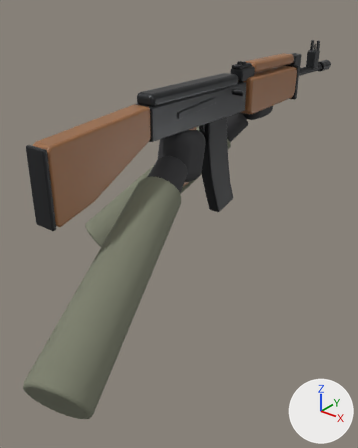
One commit to the glTF model public/assets/models/wolf.glb: the scene before it, then after it.
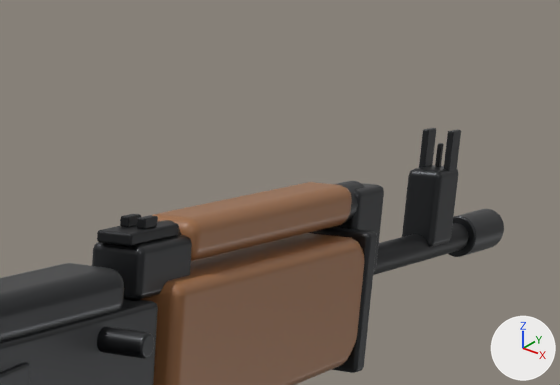
Each version appears first whole from a 50 mm camera at (0.553, -0.694, 0.23) aimed at (-0.029, 0.034, -0.221), and next in a close-up on the part from 58% to 96% of the width and 2% to 23% of the height. The axes (+X, +Y, +Z) are drawn at lower right. The lights are the same throughout. The last two pictures show the newer version. Where no turn or scale is listed for an object, it has been applied to the vertices. Vertices at exactly the same position are counted once.

Objects in the first close-up: 'Barrel', 'ChargingHandle', 'DustCover', 'FrontSightBase', 'GasBlock', 'GuardBand', 'LowerGuard', 'MuzzleBrake', 'RearNotch-1', 'RearNotch1', 'RearSight', 'RearSightLeaf', 'Receiver', 'SightEar-1', 'SightEar1', 'SightPost', 'UpperGuard' and 2 more.
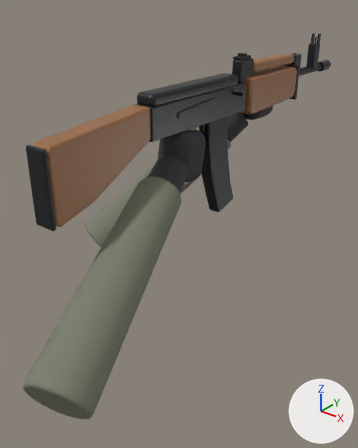
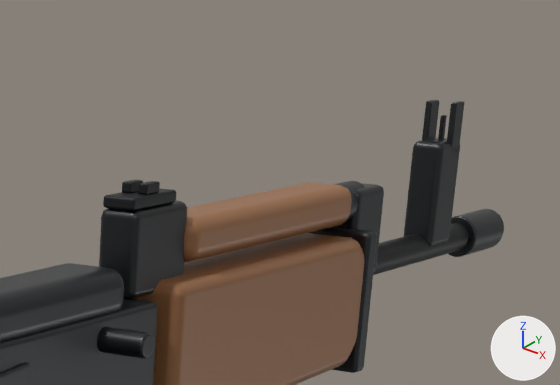
Pixel boxes (x1, y1, x2, y2) of what changed, in the close-ups (560 x 385 px; the box of a moved part takes in the faces that stretch with it):
'RearSight', reshaped, moved (12% narrower, 50% taller): before (92, 235, 192, 300); after (99, 201, 187, 299)
'FrontSightBase', reshaped, moved (31% taller): before (402, 165, 458, 247); after (404, 138, 460, 246)
'RearSightLeaf', moved, rescaled (11% narrower, 8% shorter): before (97, 221, 179, 246); after (103, 188, 176, 211)
'SightEar1', moved: before (444, 130, 461, 172); after (447, 101, 464, 154)
'SightEar-1', moved: before (419, 128, 436, 168); after (422, 100, 439, 140)
'RearNotch1', moved: before (137, 215, 158, 229); after (139, 181, 160, 195)
'RearNotch-1', moved: before (120, 214, 141, 227); after (122, 180, 143, 193)
'SightPost', moved: before (435, 143, 443, 167); after (438, 115, 447, 139)
part 1 of me_frontsightbase, moved or reshaped: before (427, 169, 458, 242); after (425, 141, 460, 242)
part 2 of me_frontsightbase, moved or reshaped: before (402, 165, 444, 241); after (404, 138, 447, 238)
part 3 of me_rearsight, moved or reshaped: before (133, 288, 163, 300); after (126, 287, 156, 299)
part 4 of me_rearsight, moved or reshaped: before (133, 235, 192, 293); after (128, 201, 187, 293)
part 5 of me_rearsight, moved or reshaped: before (92, 235, 183, 293); after (99, 201, 177, 292)

What the commit changed:
me_frontsightbase is used by ob_frontsightbase; location (0.0, 0.535, 0.058).
me_frontsightbase had 56 vertices, 108 faces and spanned x -0.011..0.011, y -0.015..0.015, z -0.0225..0.0225.
me_frontsightbase now has 56 vertices, 108 faces and spans x -0.01..0.01, y -0.015..0.015, z -0.0305..0.0305.
me_frontsightbase part 1: all 14 vertices in x 0.007..0.011, y -0.015..0.015, z 0.0185..0.0225 are moved by (-0.001, 0.0, 0.008).
me_frontsightbase part 2: all 14 vertices in x -0.011..-0.007, y -0.015..0.015, z 0.0185..0.0225 are moved by (0.001, 0.0, 0.008).
Other edits to the shape of me_frontsightbase do not show in these pictures.
me_rearsight is used by ob_rearsight; location (0.0, 0.205, 0.064).
me_rearsight had 56 vertices, 108 faces and spanned x -0.015..0.015, y -0.025..0.025, z -0.013..0.013.
me_rearsight now has 56 vertices, 108 faces and spans x -0.011..0.011, y -0.025..0.025, z -0.021..0.021.
me_rearsight part 3: all 14 vertices in x 0.011..0.015, y -0.025..0.025, z -0.013..-0.009 are moved by (-0.004, 0.0, -0.008).
me_rearsight part 4: all 14 vertices in x 0.011..0.015, y -0.025..0.025, z 0.009..0.013 are moved by (-0.004, 0.0, 0.008).
me_rearsight part 5: all 14 vertices in x -0.015..-0.011, y -0.025..0.025, z 0.009..0.013 are moved by (0.004, 0.0, 0.008).
Other edits to the shape of me_rearsight do not show in these pictures.
me_rearsightleaf is used by ob_rearsightleaf; location (0.0, 0.2, 0.08).
me_rearsightleaf had 56 vertices, 108 faces and spanned x -0.01..0.01, y -0.0225..0.0225, z -0.003..0.003.
me_rearsightleaf now has 56 vertices, 108 faces and spans x -0.009..0.009, y -0.02..0.02, z -0.003..0.003.
me_rearsightleaf part 6: the whole mesh is scaled about its middle by (0.891, 0.885, 1).
Object 'FrontSightBase' (ob_frontsightbase) moves from (0.0, 0.535, 0.058) to (0.0, 0.535, 0.066).
Object 'RearNotch1' (ob_rearnotch1) moves from (0.0048, 0.2, 0.0855) to (0.0048, 0.2, 0.1015).
Object 'RearNotch-1' (ob_rearnotch_1) moves from (-0.0048, 0.2, 0.0855) to (-0.0048, 0.2, 0.1015).
Object 'RearSight' (ob_rearsight) moves from (0.0, 0.205, 0.064) to (0.0, 0.205, 0.072).
Object 'RearSightLeaf' (ob_rearsightleaf) moves from (0.0, 0.2, 0.08) to (0.0, 0.2, 0.096).
Object 'SightEar1' (ob_sightear1) moves from (0.008, 0.54, 0.087) to (0.008, 0.54, 0.103).
Object 'SightEar-1' (ob_sightear_1) moves from (-0.008, 0.54, 0.087) to (-0.008, 0.54, 0.103).
Object 'SightPost' (ob_sightpost) moves from (0.0, 0.54, 0.084) to (0.0, 0.54, 0.1).
